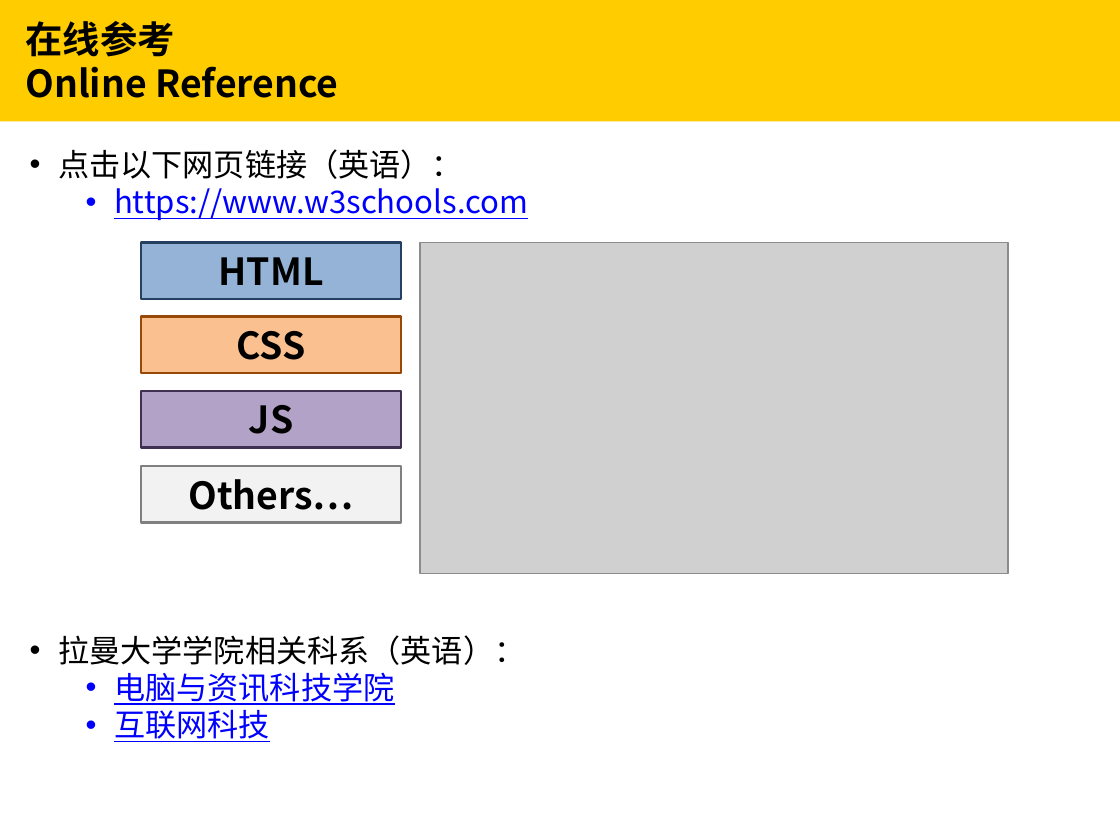
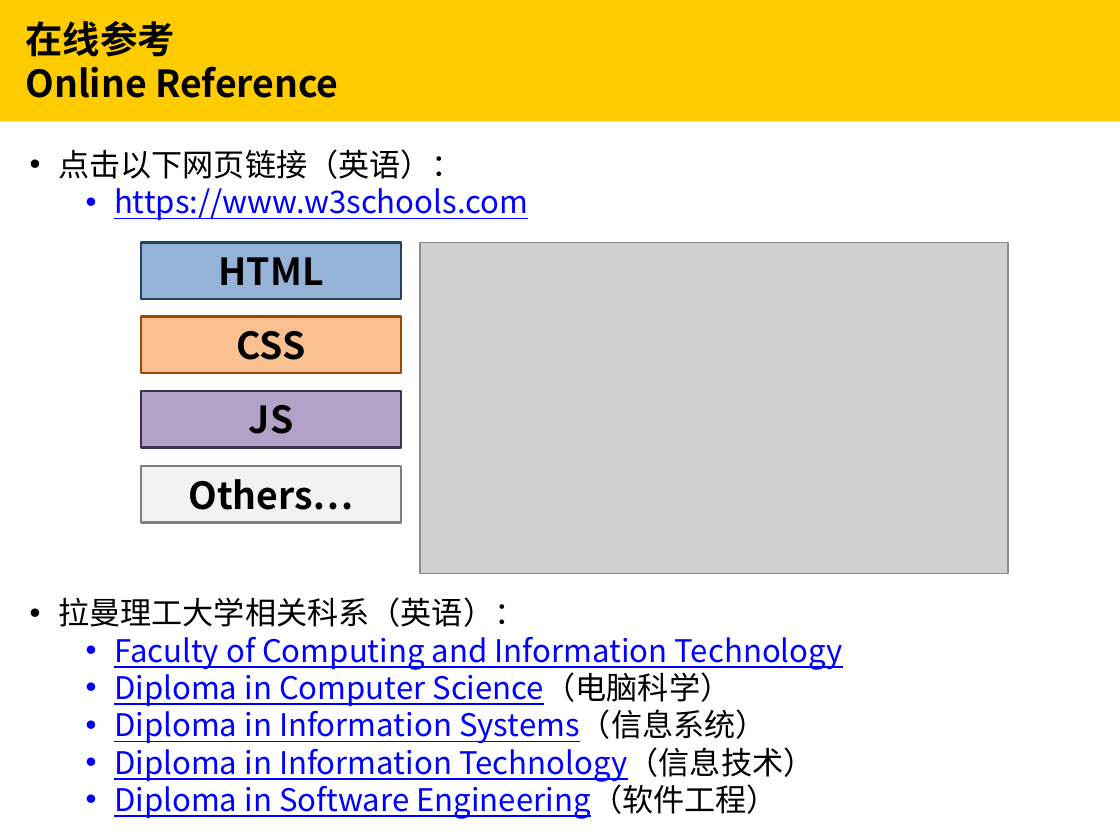
Before and after one commit to liawcv/liawcv.github.io, a slide deck: slide 30 of slide.pptx (slide 26 before the commit). Drawn at 1120x840 pixels with LibreOffice and Linux fonts; fonts in the diff are those of the drawing; grey boxes stand for pictures. Boxes give left, top, right and bottom in pixels: in the first picture for what was removed or moved away, otherwise in the second. Text is boxed around its words. In the diff, an @@ line names an element or a change of style, - is before the commit and + after.

```diff
--- a/slide.pptx
+++ b/slide.pptx
@@ text at (58,597,843,819): text changed; text colour #000000 to #0000FF @@
-• 拉曼大学学院相关科系（英语）：
-  • 电脑与资讯科技学院
-  • 互联网科技
+• 拉曼理工大学相关科系（英语）：
+  • Faculty of Computing and Information Technology
+  • Diploma in Computer Science（电脑科学）
+  • Diploma in Information Systems（信息系统）
+  • Diploma in Information Technology（信息技术）
+  • Diploma in Software Engineering（软件工程）
```
Also in this commit, not shown: 11 other slides changed, 4 slides added, 1 other file.
